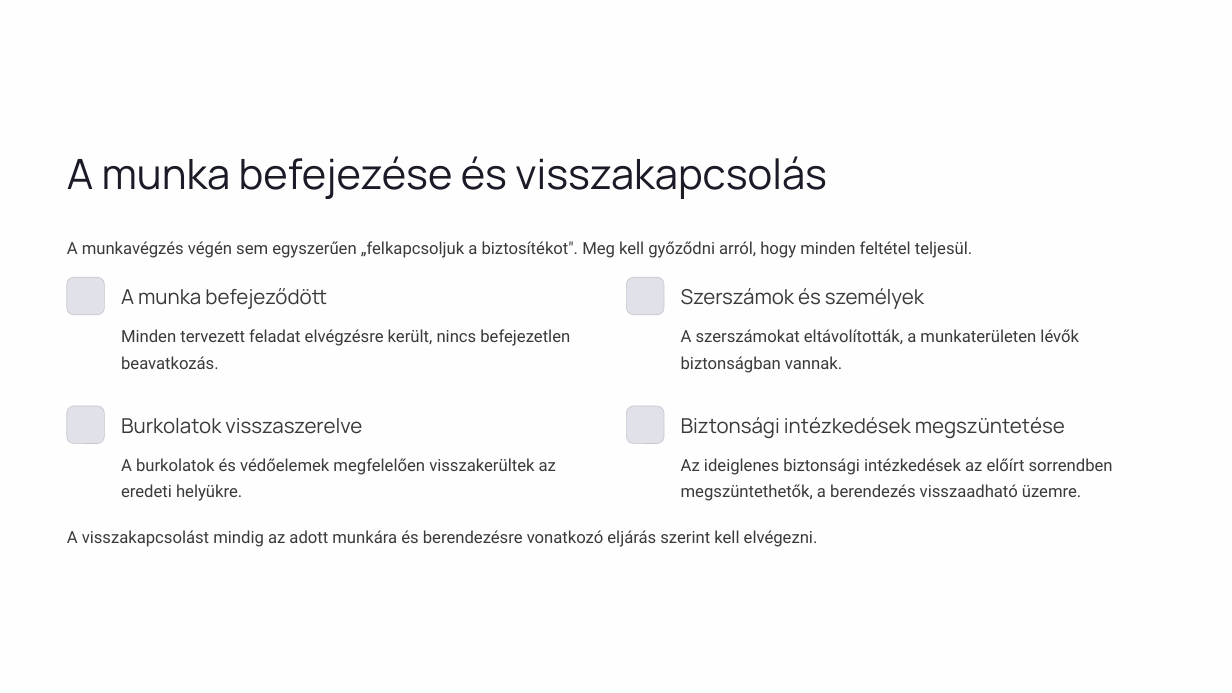
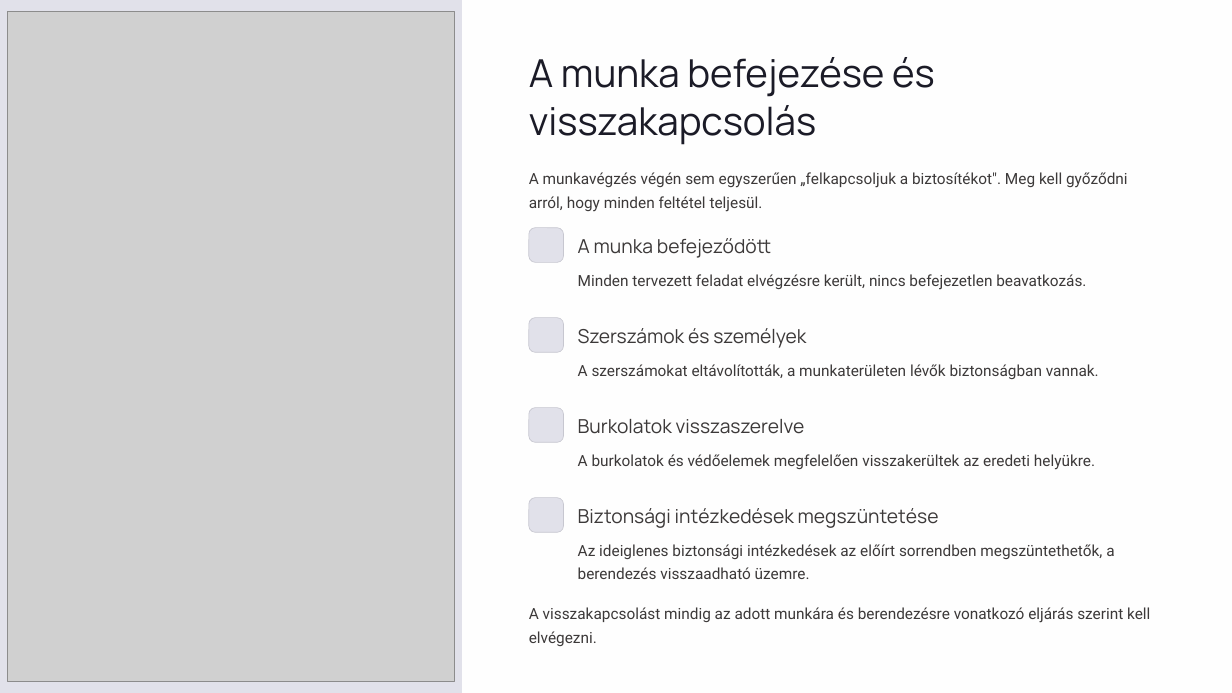
Before and after one commit to zsfazekas65-stack/IAP, a slide deck: slide 13 of ppt/villamosszereles11/03_het.pptx. Drawn at 1232x693 pixels with LibreOffice and Linux fonts; fonts in the diff are those of the drawing; grey boxes stand for pictures. Boxes give left, top, right and bottom in pixels: in the first picture for what was removed or moved away, otherwise in the second. Text is boxed around its words. In the diff, an @@ line names an element or a change of style, - is before the commit and + after.

```diff
--- a/ppt/villamosszereles11/03_het.pptx
+++ b/ppt/villamosszereles11/03_het.pptx
@@ rectangle added at [0,0,462,693], fill #E1E1EA @@
@@ picture added at [7,11,454,681] @@
@@ text "A munka befejezése és visszakapcsolás": place and size @@
-text "A munka befejezése és visszakapcsolás" at [67,156,827,199]
+text "A munka befejezése és visszakapcsolás" at [529,57,935,145]
@@ text "A munka befejezése és visszakapcsolás" at [529,57,935,145]: size 32.5 to 30 pt @@
@@ text "A munkavégzés végén sem egyszerűen ...": place and size @@
-text "A munkavégzés végén sem egyszerűen ..." at [67,241,972,258]
+text "A munkavégzés végén sem egyszerűen ..." at [529,172,1128,212]
@@ rounded rectangle: place and size @@
-rounded rectangle at [67,277,104,315]
+rounded rectangle at [529,227,564,262]
@@ size 16 to 15 pt in 4 elements at [578,328,806,348], [578,508,939,528], [578,419,805,434], [578,238,771,258] @@
@@ text "A munka befejeződött": place and size @@
-text "A munka befejeződött" at [121,288,327,309]
+text "A munka befejeződött" at [578,238,771,258]
@@ text "Minden tervezett feladat elvégzésre került, ...": place and size @@
-text "Minden tervezett feladat elvégzésre került, ..." at [121,329,570,369]
+text "Minden tervezett feladat elvégzésre került, ..." at [578,274,1086,290]
@@ rounded rectangle: place and size @@
-rounded rectangle at [627,277,665,315]
+rounded rectangle at [529,318,564,353]
@@ text "Szerszámok és személyek": place and size @@
-text "Szerszámok és személyek" at [681,288,924,309]
+text "Szerszámok és személyek" at [578,328,806,348]
@@ text "A szerszámokat eltávolították, a munkaterületen ...": place and size @@
-text "A szerszámokat eltávolították, a munkaterületen ..." at [681,329,1079,373]
+text "A szerszámokat eltávolították, a munkaterületen ..." at [578,364,1099,379]
@@ rounded rectangle: place and size @@
-rounded rectangle at [627,406,665,444]
+rounded rectangle at [529,408,564,443]
@@ text "Burkolatok visszaszerelve": place and size @@
-text "Burkolatok visszaszerelve" at [121,418,362,434]
+text "Burkolatok visszaszerelve" at [578,419,805,434]
@@ text "A burkolatok és védőelemek megfelelően ...": place and size @@
-text "A burkolatok és védőelemek megfelelően ..." at [121,458,556,501]
+text "A burkolatok és védőelemek megfelelően ..." at [578,454,1095,470]
@@ rounded rectangle: place and size @@
-rounded rectangle at [67,406,104,444]
+rounded rectangle at [529,498,564,533]
@@ text "Biztonsági intézkedések megszüntetése": place and size @@
-text "Biztonsági intézkedések megszüntetése" at [681,417,1065,439]
+text "Biztonsági intézkedések megszüntetése" at [578,508,939,528]
@@ text "Az ideiglenes biztonsági intézkedések az ...": place and size @@
-text "Az ideiglenes biztonsági intézkedések az ..." at [681,458,1113,501]
+text "Az ideiglenes biztonsági intézkedések az ..." at [578,544,1114,579]
@@ size 13 to 12 pt; line spacing 1.33 to 1.28 in 6 elements at [578,364,1099,379], [578,544,1114,579], [578,454,1095,470], [529,172,1128,212], [578,274,1086,290], [529,607,1150,646] @@
@@ text "A visszakapcsolást mindig az adott ...": place and size @@
-text "A visszakapcsolást mindig az adott ..." at [67,530,818,547]
+text "A visszakapcsolást mindig az adott ..." at [529,607,1150,646]
```
Also in this commit, not shown: 16 other slides changed.
